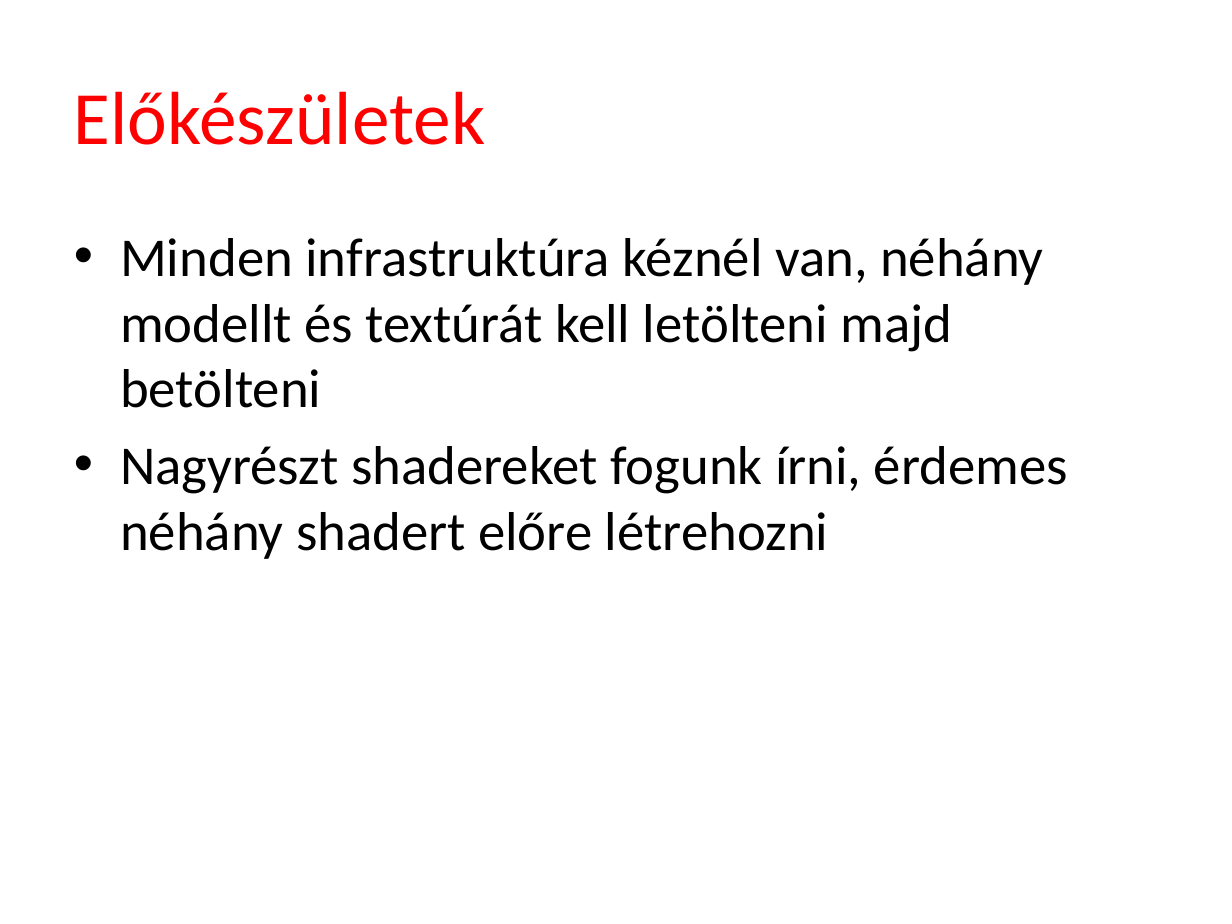
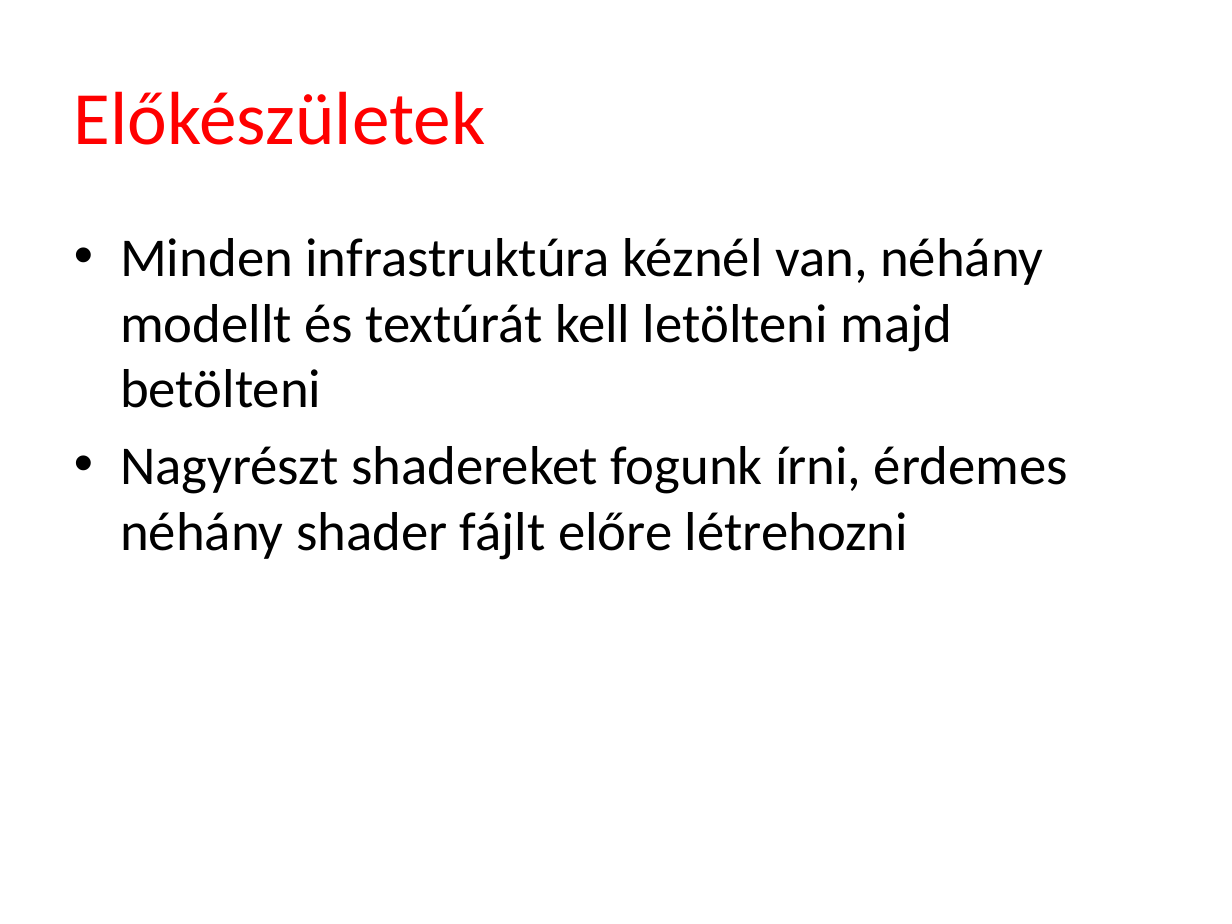
Before and after one commit to tyekx/dx12, a slide deck: slide 2 of Slides/ggl005-Bump.pptx. Drawn at 1232x924 pixels with LibreOffice and Linux fonts; fonts in the diff are those of the drawing; background and template pictures are left out. Boxes give left, top, right and bottom in pixels: in the first picture for what was removed or moved away, otherwise in the second. Text is boxed around its words. In the diff, an @@ line names an element or a change of style, - is before the commit and + after.

```diff
--- a/Slides/ggl005-Bump.pptx
+++ b/Slides/ggl005-Bump.pptx
@@ text at (x1=120, y1=446, x2=1068, y2=560): text changed @@
-• Nagyrészt shadereket fogunk írni, érdemes néhány shadert előre létrehozni
+• Nagyrészt shadereket fogunk írni, érdemes néhány shader fájlt előre létrehozni
```
Also in this commit, not shown: 15 other slides changed, 15 slides added, 4 slides removed, 8 other files.
